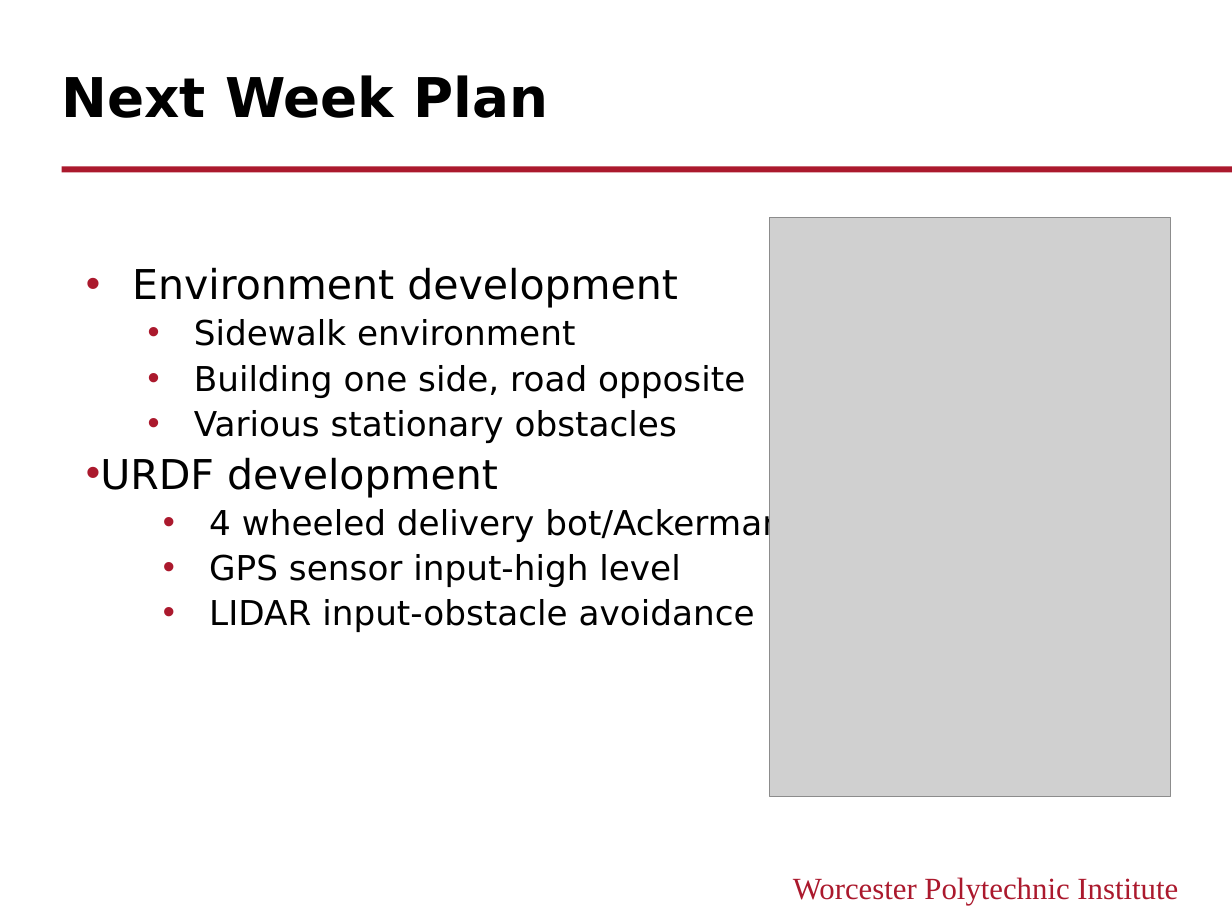
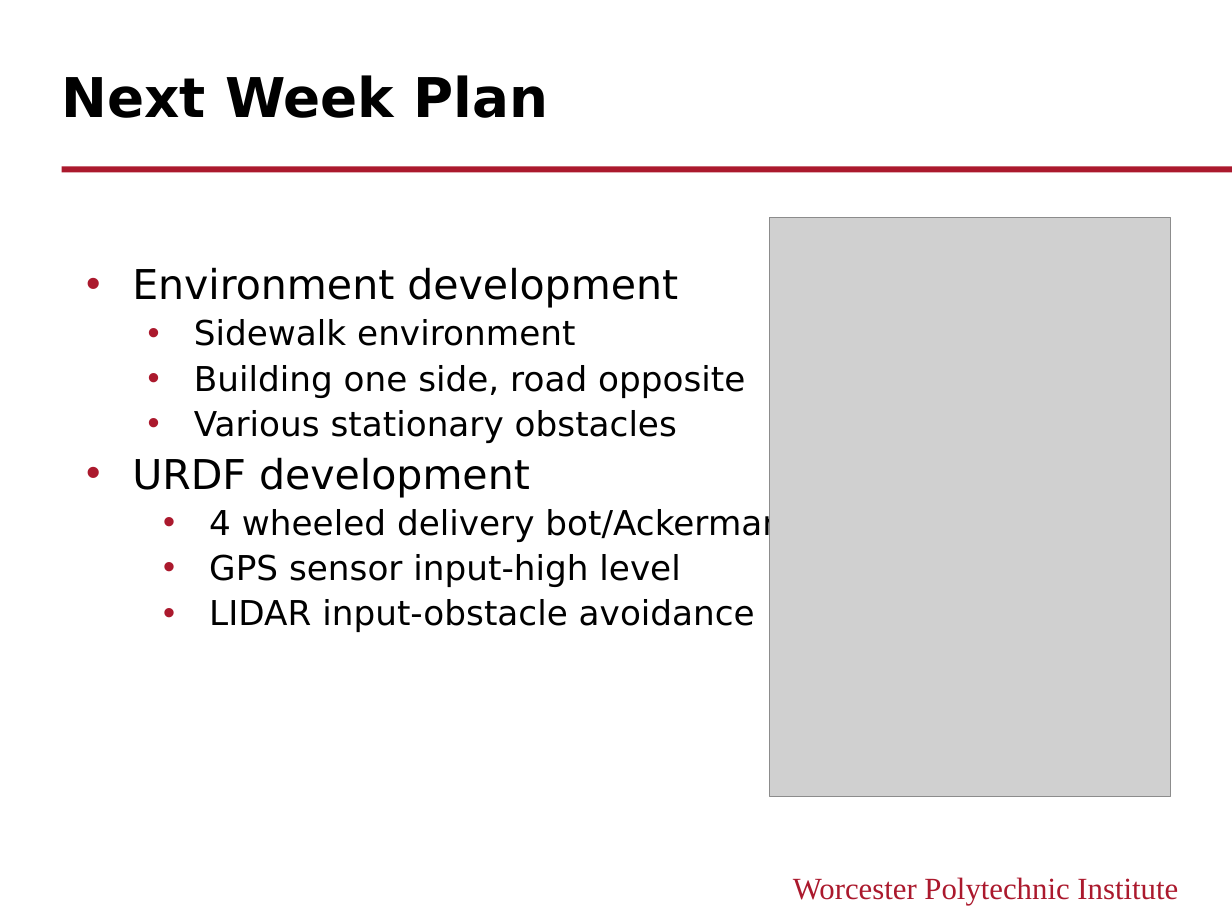
Before and after one commit to hlfshell/rbe550-project, a slide deck: slide 7 of docs/update/ProjUpdate.pptx (slide 6 before the commit). Drawn at 1232x924 pixels with LibreOffice and Linux fonts; fonts in the diff are those of the drawing; grey boxes stand for pictures. Boxes give left, top, right and bottom in pixels: in the first picture for what was removed or moved away, otherwise in the second. Text is boxed around its words. In the diff, an @@ line names an element or a change of style, - is before the commit and + after.

```diff
--- a/docs/update/ProjUpdate.pptx
+++ b/docs/update/ProjUpdate.pptx
@@ text "Environment development" rewrapped from (x1=100, y1=267, x2=784, y2=632) to (x1=132, y1=267, x2=784, y2=632) @@
```
Also in this commit, not shown: 1 other slide changed, 2 slides added, 1 slide removed, 1 other file.
